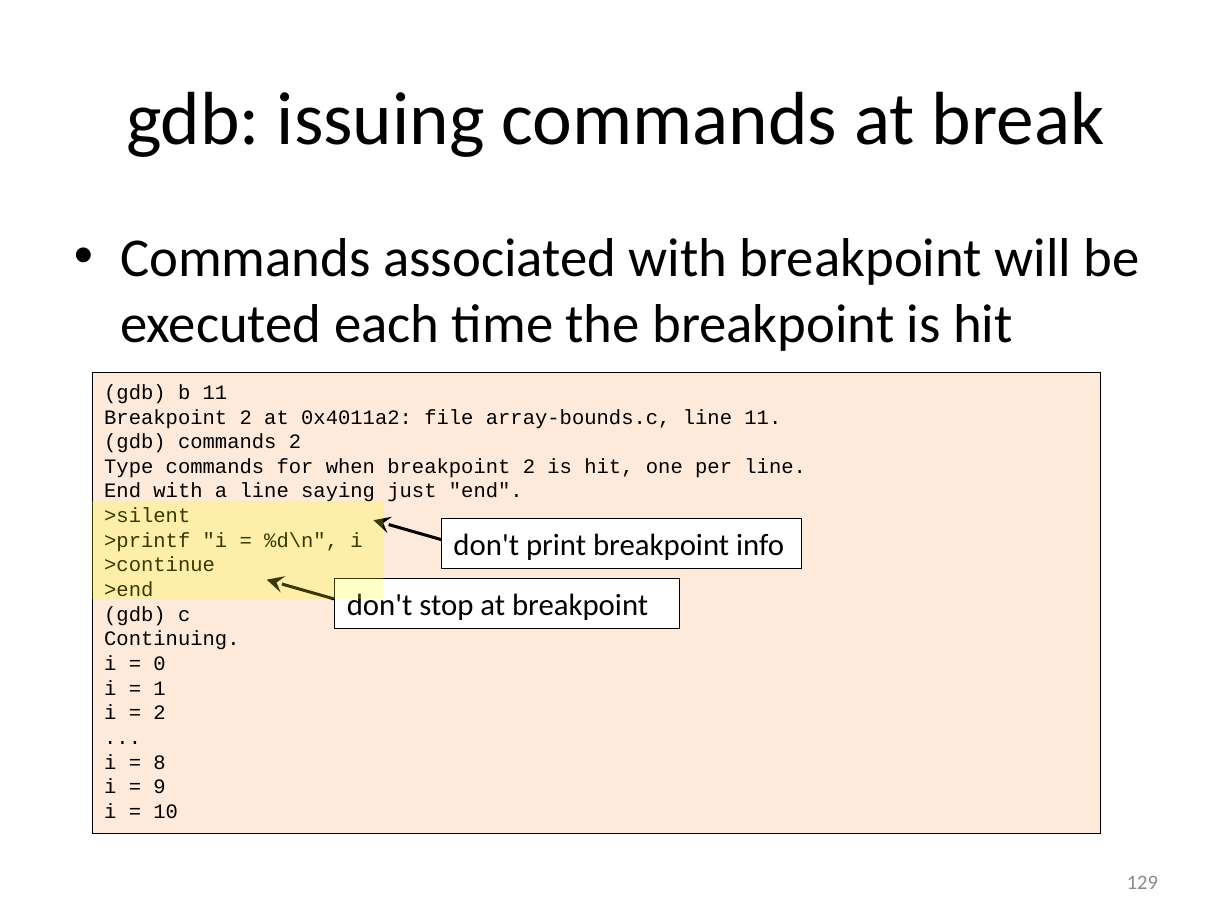
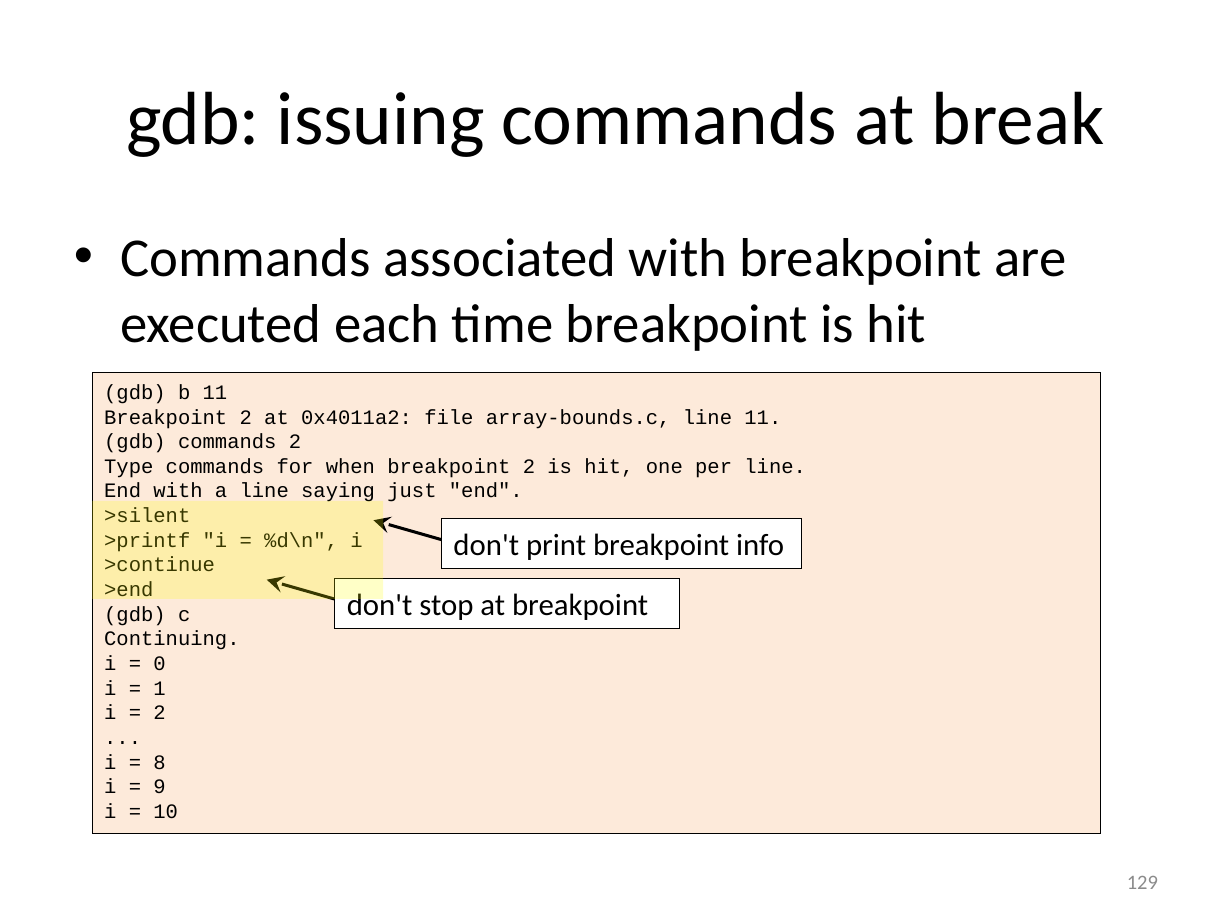
Before and after one commit to gjbex/Defensive_programming_and_debugging, a slide deck: slide 129 of debugging.pptx. Drawn at 1232x924 pixels with LibreOffice and Linux fonts; fonts in the diff are those of the drawing. Boxes give left, top, right and bottom in pixels: in the first picture for what was removed or moved away, otherwise in the second. Text is boxed around its words. In the diff, an @@ line names an element or a change of style, - is before the commit and + after.

Commit message:
Fix typos & update versions

```diff
--- a/debugging.pptx
+++ b/debugging.pptx
@@ text at [120, 238, 1066, 351]: text changed @@
-• Commands associated with breakpoint will be executed each time the breakpoint is hit
+• Commands associated with breakpoint are executed each time breakpoint is hit
```
Also in this commit, not shown: 7 other slides changed.
